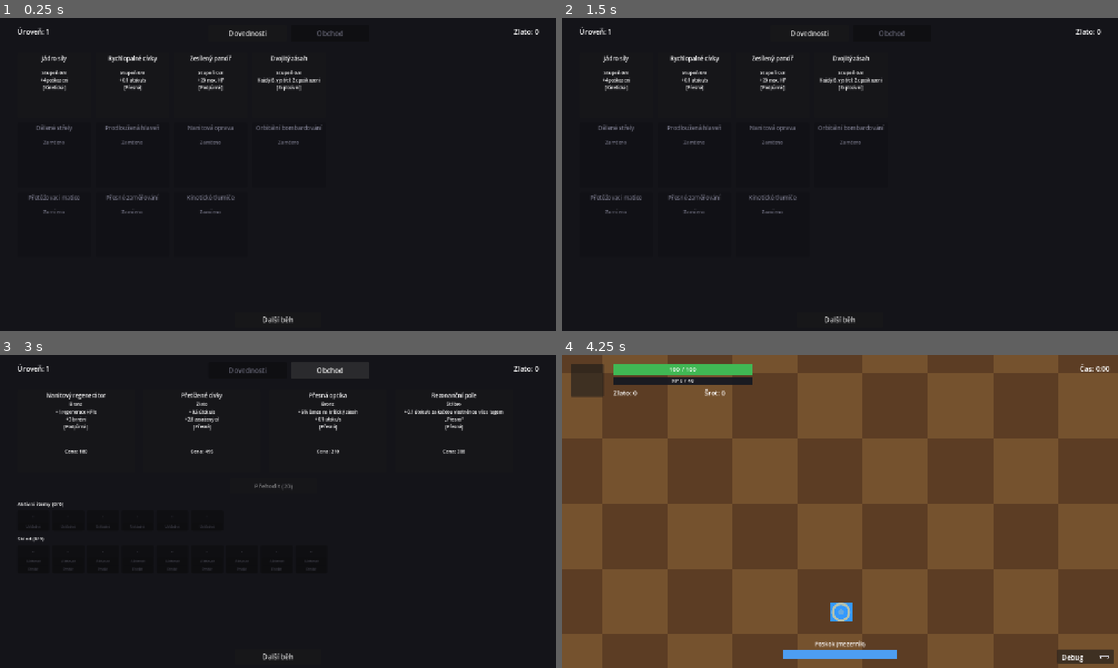
Above: before the commit, frames 1-4 (two rows, left to right).
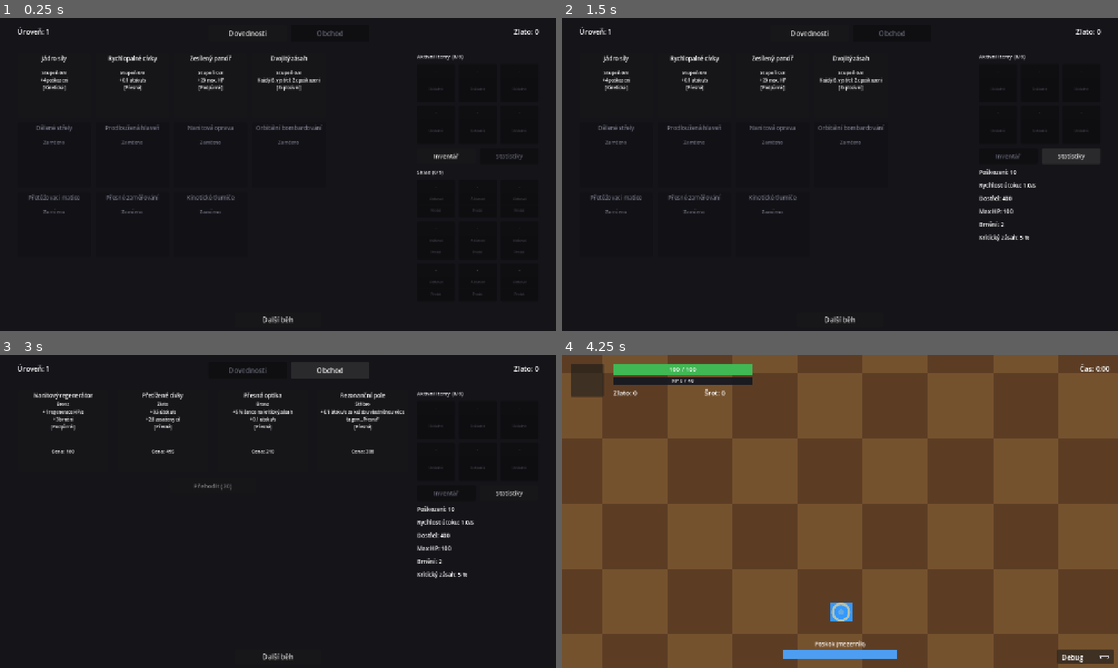
Above: after the commit, the same moments.

Repository: Wazzbi/auto-battler
Game: Godot game, scene res://scenes/ui/lobby.tscn
The game is run twice, just before and just after one commit, with the same random seed, the same clock (stepped at 60 frames per second) and the same inputs. This scene is started directly instead of the project's main scene.
Inputs (mouse positions are in pixels of both pictures, inside the frame that each line leads up to):
- Up to frame 1 (0.25 s): no input
- Up to frame 2 (1.5 s): click (1006, 155) at 0.5 s, where only the run after the commit has a clickable "Inventář"; click (1073, 155) at 1.25 s, where only the run after the commit has a clickable "Statistiky"
- Up to frame 3 (3 s): click "Dovednosti" at 2 s; click "Obchod" at 2.75 s
- Up to frame 4 (4.25 s): click "Další běh" at 3.5 s

The runs differ from the first frame. In frame 1, 0.2% of the frame differs, in the area x 75-94%, y 11-89%; in frame 2, 0.7%; in frame 3, 3.4%, in the area x 3-94%, y 11-72%; in frame 4, nothing differs.

Commit message:
Lobby: postranní panel s aktivními itemy, skladem a staty
Aktivní itemy a sklad se přesunuly z Obchod tabu do nového vždy
viditelného postranního panelu (vidět na Dovednostech i Obchodě), podle
přiloženého návrhu - mřížkový layout (3x2 aktivní, 3x3 sklad) místo
jednořádkového pruhu. Nová podzáložka Statistiky vedle Inventáře ukazuje
staty postavy (Poškození/Rychlost/Dostřel/HP/Brnění/Crit) počítané bez
živé instance Player, přímo z GameManager + krátce instancovaného
player.tscn mimo strom scény.

Co-Authored-By: Claude Sonnet 5 <noreply@anthropic.com>

Diff:
--- a/scenes/ui/lobby.gd
+++ b/scenes/ui/lobby.gd
@@ -28,14 +28,14 @@
 const SKILL_NODE_WIDTH: float = 170.0
 const SKILL_NODE_HEIGHT: float = 150.0
 const SKILL_NODE_GAP: float = 10.0
-## Šířka/mezera miniaturních slotů pro aktivní/sklad itemy - stejné hodnoty
-## a stejný _create_inventory_mini_slot() vzor jako dřívější hud.gd (viz
-## "CharacterPanel" v CLAUDE.md), teď duplikované sem, protože Obchod v
-## lobby ukazuje aktivní/sklad itemy vedle nabídky ke koupi (explicit user
-## request 2026-09-28 - "může shop v lobby ukazovat taky UI s aktivními
-## předměty hráče a stash jako u ingame shopu?").
-const SHOP_MINI_SLOT_WIDTH: float = 74.0
-const SHOP_MINI_SLOT_GAP: float = 6.0
+## Rozměr/mezera čtvercových miniaturních slotů pro aktivní/sklad itemy v
+## postranním Sidebaru (viz "Lobby UI: postranní panel" v CLAUDE.md,
+## 2026-09-30) - nahrazuje dřívější SHOP_MINI_SLOT_WIDTH/GAP (ty byly laděné
+## jen pro jednořádkový pruh, teď je layout mřížkový, viz
+## _create_inventory_mini_slot()'s nový `columns` parametr).
+const SIDEBAR_SLOT_SIZE: float = 88.0
+const SIDEBAR_SLOT_GAP: float = 8.0
+const SIDEBAR_GRID_COLUMNS: int = 3
 
 @onready var meta_level_label: Label = $MetaLevelLabel
 @onready var gold_label: Label = $GoldLabel
@@ -54,10 +54,26 @@
 	$ShopTabContent/ShopCard3,
 ]
 @onready var shop_reroll_button: Button = $ShopTabContent/RerollButton
-@onready var inventory_active_label: Label = $ShopTabContent/ActiveLabel
-@onready var inventory_active_container: Control = $ShopTabContent/ActiveItemsContainer
-@onready var inventory_stash_label: Label = $ShopTabContent/StashLabel
-@onready var inventory_stash_container: Control = $ShopTabContent/StashContainer
+
+## Postranní panel (viz "Lobby UI: postranní panel" v CLAUDE.md) - na rozdíl
+## od NodesContainer/ShopTabContent NENÍ dítětem žádného ze dvou hlavních
+## tabů, je jejich SOUROZENEC a zůstává `visible = true` natrvalo, takže je
+## vidět jak na Dovednostech, tak na Obchodě.
+@onready var sidebar: Control = $Sidebar
+@onready var inventory_active_label: Label = $Sidebar/ActiveItemsLabel
+@onready var inventory_active_container: Control = $Sidebar/ActiveItemsContainer
+@onready var sidebar_inventory_tab_button: Button = $Sidebar/InventoryTabButton
+@onready var sidebar_stats_tab_button: Button = $Sidebar/StatsTabButton
+@onready var sidebar_inventory_content: Control = $Sidebar/SidebarInventoryContent
+@onready var inventory_stash_label: Label = $Sidebar/SidebarInventoryContent/StashLabel
+@onready var inventory_stash_container: Control = $Sidebar/SidebarInventoryContent/StashContainer
+@onready var sidebar_stats_content: Control = $Sidebar/SidebarStatsContent
+@onready var stat_damage_label: Label = $Sidebar/SidebarStatsContent/StatDamageLabel
+@onready var stat_attack_speed_label: Label = $Sidebar/SidebarStatsContent/StatAttackSpeedLabel
+@onready var stat_range_label: Label = $Sidebar/SidebarStatsContent/StatRangeLabel
+@onready var stat_hp_label: Label = $Sidebar/SidebarStatsContent/StatHpLabel
+@onready var stat_armor_label: Label = $Sidebar/SidebarStatsContent/StatArmorLabel
+@onready var stat_crit_label: Label = $Sidebar/SidebarStatsContent/StatCritLabel
 
 @onready var next_run_button: Button = $NextRunButton
 
@@ -81,6 +97,8 @@
 
 	dovednosti_tab_button.pressed.connect(_on_dovednosti_tab_pressed)
 	obchod_tab_button.pressed.connect(_on_obchod_tab_pressed)
+	sidebar_inventory_tab_button.pressed.connect(_on_sidebar_inventory_tab_pressed)
+	sidebar_stats_tab_button.pressed.connect(_on_sidebar_stats_tab_pressed)
 	next_run_button.pressed.connect(_on_next_run_pressed)
 	_setup_shop_cards()
 	shop_reroll_button.pressed.connect(_on_shop_reroll_pressed)
@@ -91,6 +109,7 @@
 	_refresh_meta_ui()
 	_on_currency_changed(GameManager.currency)
 	_set_active_tab(true)
+	_set_sidebar_tab(true)
 
 
 ## Obchod je v lobby VŽDY dostupný (explicit user request 2026-09-28) -
@@ -116,6 +135,8 @@
 
 func _on_skill_ranks_changed() -> void:
 	_refresh_skill_tree_ui()
+	if sidebar_stats_content.visible:
+		_refresh_statistics_tab()
 
 
 func _refresh_meta_ui() -> void:
@@ -128,21 +149,19 @@
 
 func _on_currency_changed(new_amount: int) -> void:
 	gold_label.text = "Zlato: %d" % new_amount
-	if shop_tab_content.visible:
-		_refresh_shop_tab()
+	_refresh_shop_tab()
 
 
 ## Přepne mezi dvěma taby (Dovednosti/Obchod) - stejný vzor jako dřívější
 ## CharacterPanel v hud.gd (bílá = aktivní, LOCKED_ITEM_MODULATE = neaktivní).
+## Sidebar (Aktivní itemy/Inventář/Statistiky) se NEpřepíná spolu s tímhle -
+## je vidět na obou tabech, viz Sidebar's @onready komentář výše.
 func _set_active_tab(show_dovednosti: bool) -> void:
 	nodes_container.visible = show_dovednosti
 	shop_tab_content.visible = not show_dovednosti
 	dovednosti_tab_button.modulate = Color.WHITE if show_dovednosti else LOCKED_ITEM_MODULATE
 	obchod_tab_button.modulate = LOCKED_ITEM_MODULATE if show_dovednosti else Color.WHITE
 
-	if not show_dovednosti:
-		_refresh_shop_tab()
-
 
 func _on_dovednosti_tab_pressed() -> void:
 	_set_active_tab(true)
@@ -150,6 +169,52 @@
 
 func _on_obchod_tab_pressed() -> void:
 	_set_active_tab(false)
+
+
+## Přepne mezi dvěma PODzáložkami Sidebaru (Inventář/Statistiky) - stejný
+## white/LOCKED_ITEM_MODULATE vzor jako _set_active_tab() výše. Statistiky se
+## refreshují jen při přepnutí NA ně (líné obnovení - viz
+## _refresh_statistics_tab()'s komentář proč to stačí).
+func _set_sidebar_tab(show_inventory: bool) -> void:
+	sidebar_inventory_content.visible = show_inventory
+	sidebar_stats_content.visible = not show_inventory
+	sidebar_inventory_tab_button.modulate = Color.WHITE if show_inventory else LOCKED_ITEM_MODULATE
+	sidebar_stats_tab_button.modulate = LOCKED_ITEM_MODULATE if show_inventory else Color.WHITE
+
+	if not show_inventory:
+		_refresh_statistics_tab()
+
+
+func _on_sidebar_inventory_tab_pressed() -> void:
+	_set_sidebar_tab(true)
+
+
+func _on_sidebar_stats_tab_pressed() -> void:
+	_set_sidebar_tab(false)
+
+
+## Staty postavy, stejné formátování jako dřívější hud.gd's
+## _refresh_stat_labels() (viz "CharacterPanel" v CLAUDE.md), ale BEZ živé
+## instance Player - lobby žádnou nemá (viz plán "Lobby UI: postranní
+## panel"). get_damage()/get_attack_speed()/get_attack_range()/get_armor()/
+## get_crit_chance() jsou čisté funkce tvaru "base_X + GameManager.
+## get_stat_bonus(...)" bez závislosti na stromu scény, takže stačí krátce
+## instancovat player.tscn MIMO strom (instantiate() nevolá _ready(), takže
+## @onready var visual zůstane nenastavené - nevadí, tyhle gettery se ho
+## nedotýkají) a hned ji zahodit. Staty tak zůstávají jednozdrojové
+## (player.gd), ne druhá kopie čísel, která by se s ním mohla rozejít.
+## Líné volání (jen při přepnutí na tenhle podtab, nebo při změně
+## dovednosti/inventáře KDYŽ je zrovna vidět) stačí - staty se nemění
+## kontinuálně jako třeba dash cooldown.
+func _refresh_statistics_tab() -> void:
+	var reference: Node = preload("res://scenes/player/player.tscn").instantiate()
+	stat_damage_label.text = "Poškození: %.0f" % reference.get_damage()
+	stat_attack_speed_label.text = "Rychlost útoku: %.1f/s" % reference.get_attack_speed()
+	stat_range_label.text = "Dostřel: %.0f" % reference.get_attack_range()
+	stat_hp_label.text = "Max HP: %.0f" % (reference.base_max_hp + GameManager.get_stat_bonus("max_hp"))
+	stat_armor_label.text = "Brnění: %.0f" % reference.get_armor()
+	stat_crit_label.text = "Kritický zásah: %.0f %%" % (reference.get_crit_chance() * 100.0)
+	reference.free()
 
 
 ## Postaví jeden uzel na KAŽDOU schopnost ve GameManager.SKILL_TREE_BRANCHES,
@@ -263,13 +328,13 @@
 
 
 func _on_shop_offer_changed(_offer_ids: Array) -> void:
-	if shop_tab_content.visible:
-		_refresh_shop_tab()
+	_refresh_shop_tab()
 
 
 func _on_shop_inventory_changed() -> void:
-	if shop_tab_content.visible:
-		_refresh_shop_tab()
+	_refresh_shop_tab()
+	if sidebar_stats_content.visible:
+		_refresh_statistics_tab()
 
 
 func _on_shop_reroll_pressed() -> void:
@@ -322,29 +387,37 @@
 		_stash_slot_widgets.append(widget)
 
 
-## Jeden miniaturní slot: Panel s Labelem (2 řádky - krátký název + rarita)
-## a N tlačítky pod sebou - identické tělo jako dřívější hud.gd's
-## _create_inventory_mini_slot().
+## Jeden čtvercový miniaturní slot (SIDEBAR_SLOT_SIZE×SIDEBAR_SLOT_SIZE):
+## Panel s Labelem nahoře (krátký název + rarita) a N tlačítky pod sebou,
+## rozmístěný v MŘÍŽCE (SIDEBAR_GRID_COLUMNS sloupců), ne v jednom řádku jako
+## dřívější verze - viz "Lobby UI: postranní panel" v CLAUDE.md. Na rozdíl od
+## dřívějšího hud.gd's stejnojmenné funkce (pořád jednořádková, beze změny -
+## run-time CharacterPanel touhle úpravou není dotčený).
 func _create_inventory_mini_slot(parent: Control, index: int, button_texts: Array) -> Dictionary:
 	var panel := Panel.new()
-	panel.position = Vector2(index * (SHOP_MINI_SLOT_WIDTH + SHOP_MINI_SLOT_GAP), 0.0)
-	panel.size = Vector2(SHOP_MINI_SLOT_WIDTH, 28.0 + button_texts.size() * 18.0)
+	panel.position = Vector2(
+		(index % SIDEBAR_GRID_COLUMNS) * (SIDEBAR_SLOT_SIZE + SIDEBAR_SLOT_GAP),
+		(index / SIDEBAR_GRID_COLUMNS) * (SIDEBAR_SLOT_SIZE + SIDEBAR_SLOT_GAP)
+	)
+	panel.size = Vector2(SIDEBAR_SLOT_SIZE, SIDEBAR_SLOT_SIZE)
 	parent.add_child(panel)
 
 	var label := Label.new()
 	label.position = Vector2(2.0, 2.0)
-	label.size = Vector2(SHOP_MINI_SLOT_WIDTH - 4.0, 24.0)
-	label.add_theme_font_size_override("font_size", 8)
+	label.size = Vector2(SIDEBAR_SLOT_SIZE - 4.0, 28.0)
+	label.add_theme_font_size_override("font_size", 9)
 	label.horizontal_alignment = HORIZONTAL_ALIGNMENT_CENTER
 	label.vertical_alignment = VERTICAL_ALIGNMENT_CENTER
 	label.autowrap_mode = TextServer.AUTOWRAP_WORD_SMART
 	panel.add_child(label)
 
 	var buttons: Array = []
-	for bi in button_texts.size():
+	var button_count: int = button_texts.size()
+	var button_height: float = (SIDEBAR_SLOT_SIZE - 34.0) / maxf(button_count, 1)
+	for bi in button_count:
 		var button := Button.new()
-		button.position = Vector2(2.0, 28.0 + bi * 18.0)
-		button.size = Vector2(SHOP_MINI_SLOT_WIDTH - 4.0, 16.0)
+		button.position = Vector2(2.0, 32.0 + bi * button_height)
+		button.size = Vector2(SIDEBAR_SLOT_SIZE - 4.0, button_height - 2.0)
 		button.add_theme_font_size_override("font_size", 7)
 		button.text = button_texts[bi]
 		panel.add_child(button)
--- a/scenes/ui/lobby.tscn
+++ b/scenes/ui/lobby.tscn
@@ -86,265 +86,360 @@
 layout_mode = 0
 offset_left = 40.0
 offset_top = 80.0
-offset_right = 1240.0
+offset_right = 940.0
 offset_bottom = 670.0
 
 [node name="ShopTabContent" type="Control" parent="."]
 visible = false
 layout_mode = 0
 offset_left = 40.0
+offset_top = 80.0
+offset_right = 940.0
+offset_bottom = 670.0
+
+[node name="ShopCard0" type="Button" parent="ShopTabContent"]
+layout_mode = 0
+offset_left = 0.0
+offset_top = 0.0
+offset_right = 210.0
+offset_bottom = 190.0
+
+[node name="NameLabel" type="Label" parent="ShopTabContent/ShopCard0"]
+layout_mode = 0
+mouse_filter = 2
+offset_left = 6.0
+offset_top = 4.0
+offset_right = 204.0
+offset_bottom = 24.0
+theme_override_font_sizes/font_size = 13
+text = "Název"
+horizontal_alignment = 1
+
+[node name="RarityLabel" type="Label" parent="ShopTabContent/ShopCard0"]
+layout_mode = 0
+mouse_filter = 2
+offset_left = 6.0
+offset_top = 26.0
+offset_right = 204.0
+offset_bottom = 42.0
+theme_override_font_sizes/font_size = 10
+text = "Nevlastníš"
+horizontal_alignment = 1
+
+[node name="DescLabel" type="Label" parent="ShopTabContent/ShopCard0"]
+layout_mode = 0
+mouse_filter = 2
+offset_left = 6.0
+offset_top = 44.0
+offset_right = 204.0
+offset_bottom = 130.0
+theme_override_font_sizes/font_size = 10
+text = "Popis"
+horizontal_alignment = 1
+autowrap_mode = 2
+
+[node name="CostLabel" type="Label" parent="ShopTabContent/ShopCard0"]
+layout_mode = 0
+mouse_filter = 2
+offset_left = 6.0
+offset_top = 134.0
+offset_right = 204.0
+offset_bottom = 154.0
+theme_override_font_sizes/font_size = 11
+text = "Cena: 0"
+horizontal_alignment = 1
+
+[node name="ShopCard1" type="Button" parent="ShopTabContent"]
+layout_mode = 0
+offset_left = 230.0
+offset_top = 0.0
+offset_right = 440.0
+offset_bottom = 190.0
+
+[node name="NameLabel" type="Label" parent="ShopTabContent/ShopCard1"]
+layout_mode = 0
+mouse_filter = 2
+offset_left = 6.0
+offset_top = 4.0
+offset_right = 204.0
+offset_bottom = 24.0
+theme_override_font_sizes/font_size = 13
+text = "Název"
+horizontal_alignment = 1
+
+[node name="RarityLabel" type="Label" parent="ShopTabContent/ShopCard1"]
+layout_mode = 0
+mouse_filter = 2
+offset_left = 6.0
+offset_top = 26.0
+offset_right = 204.0
+offset_bottom = 42.0
+theme_override_font_sizes/font_size = 10
+text = "Nevlastníš"
+horizontal_alignment = 1
+
+[node name="DescLabel" type="Label" parent="ShopTabContent/ShopCard1"]
+layout_mode = 0
+mouse_filter = 2
+offset_left = 6.0
+offset_top = 44.0
+offset_right = 204.0
+offset_bottom = 130.0
+theme_override_font_sizes/font_size = 10
+text = "Popis"
+horizontal_alignment = 1
+autowrap_mode = 2
+
+[node name="CostLabel" type="Label" parent="ShopTabContent/ShopCard1"]
+layout_mode = 0
+mouse_filter = 2
+offset_left = 6.0
+offset_top = 134.0
+offset_right = 204.0
+offset_bottom = 154.0
+theme_override_font_sizes/font_size = 11
+text = "Cena: 0"
+horizontal_alignment = 1
+
+[node name="ShopCard2" type="Button" parent="ShopTabContent"]
+layout_mode = 0
+offset_left = 460.0
+offset_top = 0.0
+offset_right = 670.0
+offset_bottom = 190.0
+
+[node name="NameLabel" type="Label" parent="ShopTabContent/ShopCard2"]
+layout_mode = 0
+mouse_filter = 2
+offset_left = 6.0
+offset_top = 4.0
+offset_right = 204.0
+offset_bottom = 24.0
+theme_override_font_sizes/font_size = 13
+text = "Název"
+horizontal_alignment = 1
+
+[node name="RarityLabel" type="Label" parent="ShopTabContent/ShopCard2"]
+layout_mode = 0
+mouse_filter = 2
+offset_left = 6.0
+offset_top = 26.0
+offset_right = 204.0
+offset_bottom = 42.0
+theme_override_font_sizes/font_size = 10
+text = "Nevlastníš"
+horizontal_alignment = 1
+
+[node name="DescLabel" type="Label" parent="ShopTabContent/ShopCard2"]
+layout_mode = 0
+mouse_filter = 2
+offset_left = 6.0
+offset_top = 44.0
+offset_right = 204.0
+offset_bottom = 130.0
+theme_override_font_sizes/font_size = 10
+text = "Popis"
+horizontal_alignment = 1
+autowrap_mode = 2
+
+[node name="CostLabel" type="Label" parent="ShopTabContent/ShopCard2"]
+layout_mode = 0
+mouse_filter = 2
+offset_left = 6.0
+offset_top = 134.0
+offset_right = 204.0
+offset_bottom = 154.0
+theme_override_font_sizes/font_size = 11
+text = "Cena: 0"
+horizontal_alignment = 1
+
+[node name="ShopCard3" type="Button" parent="ShopTabContent"]
+layout_mode = 0
+offset_left = 690.0
+offset_top = 0.0
+offset_right = 900.0
+offset_bottom = 190.0
+
+[node name="NameLabel" type="Label" parent="ShopTabContent/ShopCard3"]
+layout_mode = 0
+mouse_filter = 2
+offset_left = 6.0
+offset_top = 4.0
+offset_right = 204.0
+offset_bottom = 24.0
+theme_override_font_sizes/font_size = 13
+text = "Název"
+horizontal_alignment = 1
+
+[node name="RarityLabel" type="Label" parent="ShopTabContent/ShopCard3"]
+layout_mode = 0
+mouse_filter = 2
+offset_left = 6.0
+offset_top = 26.0
+offset_right = 204.0
+offset_bottom = 42.0
+theme_override_font_sizes/font_size = 10
+text = "Nevlastníš"
+horizontal_alignment = 1
+
+[node name="DescLabel" type="Label" parent="ShopTabContent/ShopCard3"]
+layout_mode = 0
+mouse_filter = 2
+offset_left = 6.0
+offset_top = 44.0
+offset_right = 204.0
+offset_bottom = 130.0
+theme_override_font_sizes/font_size = 10
+text = "Popis"
+horizontal_alignment = 1
+autowrap_mode = 2
+
+[node name="CostLabel" type="Label" parent="ShopTabContent/ShopCard3"]
+layout_mode = 0
+mouse_filter = 2
+offset_left = 6.0
+offset_top = 134.0
+offset_right = 204.0
+offset_bottom = 154.0
+theme_override_font_sizes/font_size = 11
+text = "Cena: 0"
+horizontal_alignment = 1
+
+[node name="RerollButton" type="Button" parent="ShopTabContent"]
+layout_mode = 0
+offset_left = 350.0
+offset_top = 204.0
+offset_right = 550.0
+offset_bottom = 240.0
+theme_override_font_sizes/font_size = 14
+text = "Přehodit (20)"
+
+[node name="Sidebar" type="Control" parent="."]
+layout_mode = 0
+offset_left = 960.0
 offset_top = 80.0
 offset_right = 1240.0
 offset_bottom = 670.0
 
-[node name="ShopCard0" type="Button" parent="ShopTabContent"]
-layout_mode = 0
-offset_left = 0.0
-offset_top = 0.0
-offset_right = 270.0
-offset_bottom = 190.0
-
-[node name="NameLabel" type="Label" parent="ShopTabContent/ShopCard0"]
-layout_mode = 0
-mouse_filter = 2
-offset_left = 6.0
-offset_top = 4.0
-offset_right = 264.0
-offset_bottom = 24.0
-theme_override_font_sizes/font_size = 13
-text = "Název"
-horizontal_alignment = 1
-
-[node name="RarityLabel" type="Label" parent="ShopTabContent/ShopCard0"]
-layout_mode = 0
-mouse_filter = 2
-offset_left = 6.0
-offset_top = 26.0
-offset_right = 264.0
-offset_bottom = 42.0
-theme_override_font_sizes/font_size = 10
-text = "Nevlastníš"
-horizontal_alignment = 1
-
-[node name="DescLabel" type="Label" parent="ShopTabContent/ShopCard0"]
-layout_mode = 0
-mouse_filter = 2
-offset_left = 6.0
-offset_top = 44.0
-offset_right = 264.0
-offset_bottom = 130.0
-theme_override_font_sizes/font_size = 10
-text = "Popis"
-horizontal_alignment = 1
-autowrap_mode = 2
-
-[node name="CostLabel" type="Label" parent="ShopTabContent/ShopCard0"]
-layout_mode = 0
-mouse_filter = 2
-offset_left = 6.0
-offset_top = 134.0
-offset_right = 264.0
-offset_bottom = 154.0
-theme_override_font_sizes/font_size = 11
-text = "Cena: 0"
-horizontal_alignment = 1
-
-[node name="ShopCard1" type="Button" parent="ShopTabContent"]
-layout_mode = 0
-offset_left = 290.0
-offset_top = 0.0
-offset_right = 560.0
-offset_bottom = 190.0
-
-[node name="NameLabel" type="Label" parent="ShopTabContent/ShopCard1"]
-layout_mode = 0
-mouse_filter = 2
-offset_left = 6.0
-offset_top = 4.0
-offset_right = 264.0
-offset_bottom = 24.0
-theme_override_font_sizes/font_size = 13
-text = "Název"
-horizontal_alignment = 1
-
-[node name="RarityLabel" type="Label" parent="ShopTabContent/ShopCard1"]
-layout_mode = 0
-mouse_filter = 2
-offset_left = 6.0
-offset_top = 26.0
-offset_right = 264.0
-offset_bottom = 42.0
-theme_override_font_sizes/font_size = 10
-text = "Nevlastníš"
-horizontal_alignment = 1
-
-[node name="DescLabel" type="Label" parent="ShopTabContent/ShopCard1"]
-layout_mode = 0
-mouse_filter = 2
-offset_left = 6.0
-offset_top = 44.0
-offset_right = 264.0
-offset_bottom = 130.0
-theme_override_font_sizes/font_size = 10
-text = "Popis"
-horizontal_alignment = 1
-autowrap_mode = 2
-
-[node name="CostLabel" type="Label" parent="ShopTabContent/ShopCard1"]
-layout_mode = 0
-mouse_filter = 2
-offset_left = 6.0
-offset_top = 134.0
-offset_right = 264.0
-offset_bottom = 154.0
-theme_override_font_sizes/font_size = 11
-text = "Cena: 0"
-horizontal_alignment = 1
-
-[node name="ShopCard2" type="Button" parent="ShopTabContent"]
-layout_mode = 0
-offset_left = 580.0
-offset_top = 0.0
-offset_right = 850.0
-offset_bottom = 190.0
-
-[node name="NameLabel" type="Label" parent="ShopTabContent/ShopCard2"]
-layout_mode = 0
-mouse_filter = 2
-offset_left = 6.0
-offset_top = 4.0
-offset_right = 264.0
-offset_bottom = 24.0
-theme_override_font_sizes/font_size = 13
-text = "Název"
-horizontal_alignment = 1
-
-[node name="RarityLabel" type="Label" parent="ShopTabContent/ShopCard2"]
-layout_mode = 0
-mouse_filter = 2
-offset_left = 6.0
-offset_top = 26.0
-offset_right = 264.0
-offset_bottom = 42.0
-theme_override_font_sizes/font_size = 10
-text = "Nevlastníš"
-horizontal_alignment = 1
-
-[node name="DescLabel" type="Label" parent="ShopTabContent/ShopCard2"]
-layout_mode = 0
-mouse_filter = 2
-offset_left = 6.0
-offset_top = 44.0
-offset_right = 264.0
-offset_bottom = 130.0
-theme_override_font_sizes/font_size = 10
-text = "Popis"
-horizontal_alignment = 1
-autowrap_mode = 2
-
-[node name="CostLabel" type="Label" parent="ShopTabContent/ShopCard2"]
-layout_mode = 0
-mouse_filter = 2
-offset_left = 6.0
-offset_top = 134.0
-offset_right = 264.0
-offset_bottom = 154.0
-theme_override_font_sizes/font_size = 11
-text = "Cena: 0"
-horizontal_alignment = 1
-
-[node name="ShopCard3" type="Button" parent="ShopTabContent"]
-layout_mode = 0
-offset_left = 870.0
-offset_top = 0.0
-offset_right = 1140.0
-offset_bottom = 190.0
-
-[node name="NameLabel" type="Label" parent="ShopTabContent/ShopCard3"]
-layout_mode = 0
-mouse_filter = 2
-offset_left = 6.0
-offset_top = 4.0
-offset_right = 264.0
-offset_bottom = 24.0
-theme_override_font_sizes/font_size = 13
-text = "Název"
-horizontal_alignment = 1
-
-[node name="RarityLabel" type="Label" parent="ShopTabContent/ShopCard3"]
-layout_mode = 0
-mouse_filter = 2
-offset_left = 6.0
-offset_top = 26.0
-offset_right = 264.0
-offset_bottom = 42.0
-theme_override_font_sizes/font_size = 10
-text = "Nevlastníš"
-horizontal_alignment = 1
-
-[node name="DescLabel" type="Label" parent="ShopTabContent/ShopCard3"]
-layout_mode = 0
-mouse_filter = 2
-offset_left = 6.0
-offset_top = 44.0
-offset_right = 264.0
-offset_bottom = 130.0
-theme_override_font_sizes/font_size = 10
-text = "Popis"
-horizontal_alignment = 1
-autowrap_mode = 2
-
-[node name="CostLabel" type="Label" parent="ShopTabContent/ShopCard3"]
-layout_mode = 0
-mouse_filter = 2
-offset_left = 6.0
-offset_top = 134.0
-offset_right = 264.0
-offset_bottom = 154.0
-theme_override_font_sizes/font_size = 11
-text = "Cena: 0"
-horizontal_alignment = 1
-
-[node name="RerollButton" type="Button" parent="ShopTabContent"]
-layout_mode = 0
-offset_left = 490.0
-offset_top = 204.0
-offset_right = 690.0
-offset_bottom = 240.0
-theme_override_font_sizes/font_size = 14
-text = "Přehodit (20)"
-
-[node name="ActiveLabel" type="Label" parent="ShopTabContent"]
-layout_mode = 0
-offset_left = 0.0
-offset_top = 254.0
-offset_right = 800.0
-offset_bottom = 274.0
+[node name="ActiveItemsLabel" type="Label" parent="Sidebar"]
+layout_mode = 0
+offset_left = 0.0
+offset_top = 0.0
+offset_right = 280.0
+offset_bottom = 20.0
 theme_override_font_sizes/font_size = 12
 text = "Aktivní itemy (0/6)"
 
-[node name="ActiveItemsContainer" type="Control" parent="ShopTabContent"]
-layout_mode = 0
-offset_left = 0.0
-offset_top = 278.0
-offset_right = 800.0
-offset_bottom = 324.0
-
-[node name="StashLabel" type="Label" parent="ShopTabContent"]
-layout_mode = 0
-offset_left = 0.0
-offset_top = 334.0
-offset_right = 800.0
-offset_bottom = 354.0
+[node name="ActiveItemsContainer" type="Control" parent="Sidebar"]
+layout_mode = 0
+offset_left = 0.0
+offset_top = 26.0
+offset_right = 280.0
+offset_bottom = 210.0
+
+[node name="InventoryTabButton" type="Button" parent="Sidebar"]
+layout_mode = 0
+offset_left = 0.0
+offset_top = 220.0
+offset_right = 135.0
+offset_bottom = 256.0
+theme_override_font_sizes/font_size = 14
+text = "Inventář"
+
+[node name="StatsTabButton" type="Button" parent="Sidebar"]
+layout_mode = 0
+offset_left = 145.0
+offset_top = 220.0
+offset_right = 280.0
+offset_bottom = 256.0
+theme_override_font_sizes/font_size = 14
+modulate = Color(0.45, 0.45, 0.52, 1)
+text = "Statistiky"
+
+[node name="SidebarInventoryContent" type="Control" parent="Sidebar"]
+layout_mode = 0
+offset_left = 0.0
+offset_top = 266.0
+offset_right = 280.0
+offset_bottom = 590.0
+
+[node name="StashLabel" type="Label" parent="Sidebar/SidebarInventoryContent"]
+layout_mode = 0
+offset_left = 0.0
+offset_top = 0.0
+offset_right = 280.0
+offset_bottom = 20.0
 theme_override_font_sizes/font_size = 12
 text = "Sklad (0/9)"
 
-[node name="StashContainer" type="Control" parent="ShopTabContent"]
-layout_mode = 0
-offset_left = 0.0
-offset_top = 358.0
-offset_right = 800.0
-offset_bottom = 422.0
+[node name="StashContainer" type="Control" parent="Sidebar/SidebarInventoryContent"]
+layout_mode = 0
+offset_left = 0.0
+offset_top = 26.0
+offset_right = 280.0
+offset_bottom = 306.0
+
+[node name="SidebarStatsContent" type="Control" parent="Sidebar"]
+visible = false
+layout_mode = 0
+offset_left = 0.0
+offset_top = 266.0
+offset_right = 280.0
+offset_bottom = 590.0
+
+[node name="StatDamageLabel" type="Label" parent="Sidebar/SidebarStatsContent"]
+layout_mode = 0
+offset_left = 0.0
+offset_top = 0.0
+offset_right = 280.0
+offset_bottom = 24.0
+theme_override_font_sizes/font_size = 13
+text = "Poškození: 0"
+
+[node name="StatAttackSpeedLabel" type="Label" parent="Sidebar/SidebarStatsContent"]
+layout_mode = 0
+offset_left = 0.0
+offset_top = 30.0
+offset_right = 280.0
+offset_bottom = 54.0
+theme_override_font_sizes/font_size = 13
+text = "Rychlost útoku: 0"
+
+[node name="StatRangeLabel" type="Label" parent="Sidebar/SidebarStatsContent"]
+layout_mode = 0
+offset_left = 0.0
+offset_top = 60.0
+offset_right = 280.0
+offset_bottom = 84.0
+theme_override_font_sizes/font_size = 13
+text = "Dostřel: 0"
+
+[node name="StatHpLabel" type="Label" parent="Sidebar/SidebarStatsContent"]
+layout_mode = 0
+offset_left = 0.0
+offset_top = 90.0
+offset_right = 280.0
+offset_bottom = 114.0
+theme_override_font_sizes/font_size = 13
+text = "Max HP: 0"
+
+[node name="StatArmorLabel" type="Label" parent="Sidebar/SidebarStatsContent"]
+layout_mode = 0
+offset_left = 0.0
+offset_top = 120.0
+offset_right = 280.0
+offset_bottom = 144.0
+theme_override_font_sizes/font_size = 13
+text = "Brnění: 0"
+
+[node name="StatCritLabel" type="Label" parent="Sidebar/SidebarStatsContent"]
+layout_mode = 0
+offset_left = 0.0
+offset_top = 150.0
+offset_right = 280.0
+offset_bottom = 174.0
+theme_override_font_sizes/font_size = 13
+text = "Kritický zásah: 0 %"
 
 [node name="NextRunButton" type="Button" parent="."]
 layout_mode = 0
Not shown, changed: CLAUDE.md
